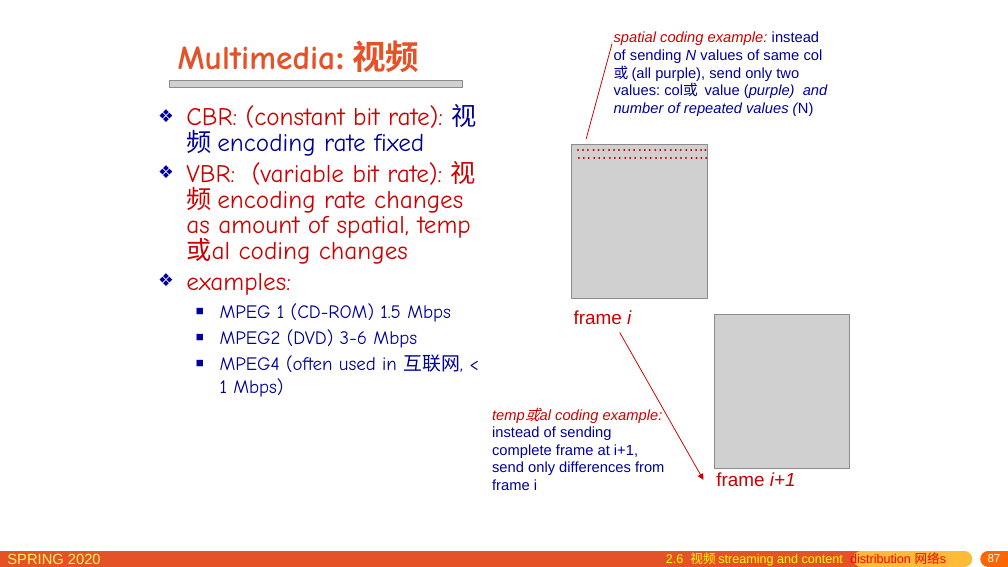
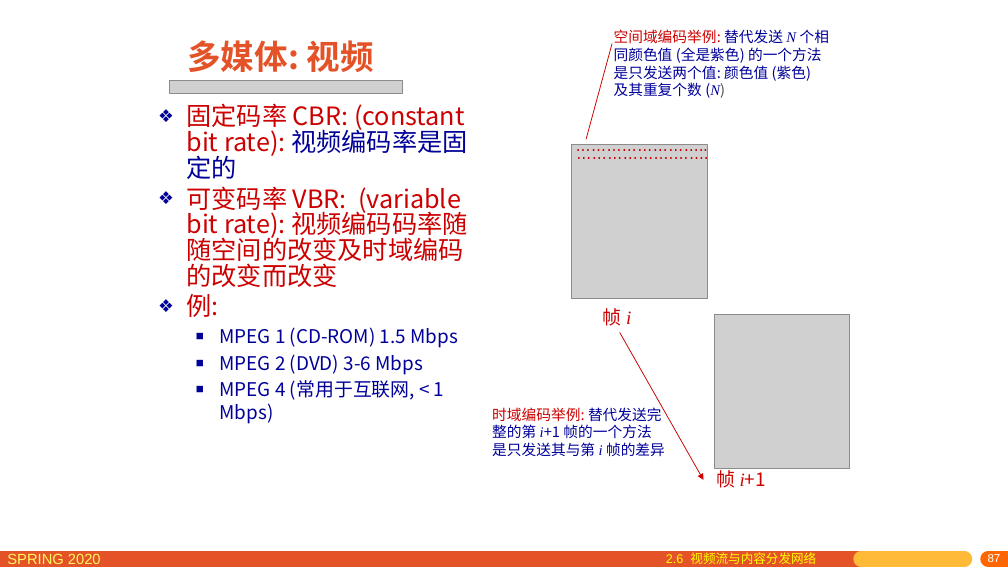
Before and after one commit to network-distributed/presentations, a slide deck: slide 87 of chapter2_cn.pptx. Drawn at 1008x567 pixels with LibreOffice and Linux fonts; fonts in the diff are those of the drawing; grey boxes stand for pictures. Boxes give left, top, right and bottom in pixels: in the first picture for what was removed or moved away, otherwise in the second. Text is boxed around its words. In the diff, an @@ line names an element or a change of style, - is before the commit and + after.

```diff
--- a/chapter2_cn.pptx
+++ b/chapter2_cn.pptx
@@ text at <box>614,29,829,98</box>: text changed; font Arial to Noto Sans CJK SC @@
-spatial coding example: instead of sending N values of same col或 (all purple), send only two values: col或 value (purple) and number of repeated values (N)
+空间域编码举例: 替代发送 N 个相同颜色值 (全是紫色) 的一个方法是只发送两个值: 颜色值 (紫色) 及其重复个数 (N)
@@ title at <box>187,40,374,72</box>: text changed; font Comic Neue to Noto Sans CJK SC @@
-Multimedia: 视频
+多媒体: 视频
@@ picture: place and size @@
-picture at <box>169,81,462,88</box>
+picture at <box>169,81,402,93</box>
@@ text at <box>186,103,467,317</box>: text changed; font Comic Neue to Noto Sans CJK SC @@
-❖ CBR: (constant bit rate): 视频 encoding rate fixed
-❖ VBR: (variable bit rate): 视频 encoding rate changes as amount of spatial, temp或al coding changes
-❖ examples:
+❖ 固定码率 CBR: (constant bit rate): 视频编码率是固定的
+❖ 可变码率 VBR: (variable bit rate): 视频编码码率随 随空间的改变及时域编码 的改变而改变
+❖ 例:
@@ text at <box>220,327,458,348</box>: font Comic Neue to Noto Sans CJK SC in "MPEG 1 (CD-ROM) 1.5 Mbps" @@
@@ text at <box>603,308,631,326</box>: text changed; font Arial to Noto Sans CJK SC @@
-frame i
+帧 i
@@ text at <box>220,354,444,424</box>: text changed; font Comic Neue to Noto Sans CJK SC @@
-  ■ MPEG2 (DVD) 3-6 Mbps
-  ■ MPEG4 (often used in 互联网, < 1 Mbps)
+  ■ MPEG 2 (DVD) 3-6 Mbps
+  ■ MPEG 4 (常用于互联网, < 1 Mbps)
@@ text at <box>492,405,665,457</box>: text changed; font Arial to Noto Sans CJK SC @@
-temp或al coding example: instead of sending complete frame at i+1, send only differences from frame i
+时域编码举例: 替代发送完整的第 i+1 帧的一个方法是只发送其与第 i 帧的差异
@@ text at <box>716,467,766,488</box>: text changed; font Arial to Noto Sans CJK SC @@
-frame i+1
+帧 i+1
@@ text at <box>666,550,816,564</box>: text changed @@
-2.6 视频 streaming and content distribution 网络s
+2.6 视频流与内容分发网络
```
Also in this commit, not shown: 34 other slides changed, 2 slides added, 2 slides removed, 1 other file.
